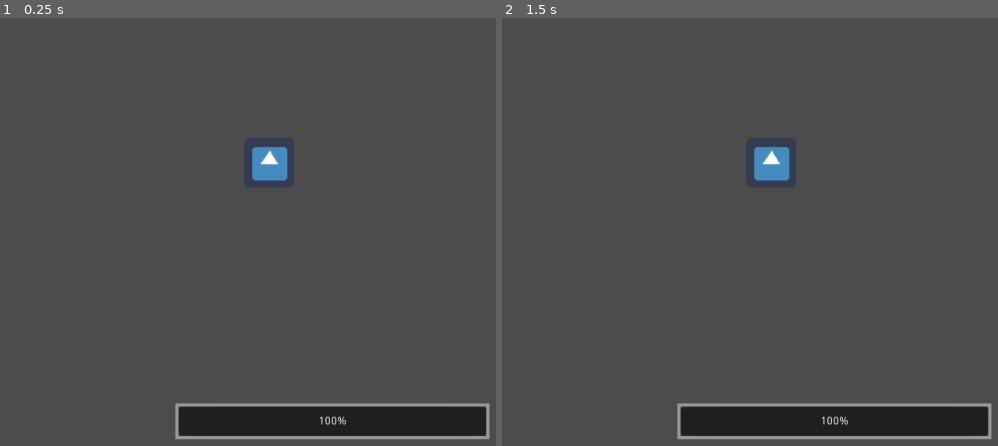
Above: before the commit, frames 1-2 (left to right).
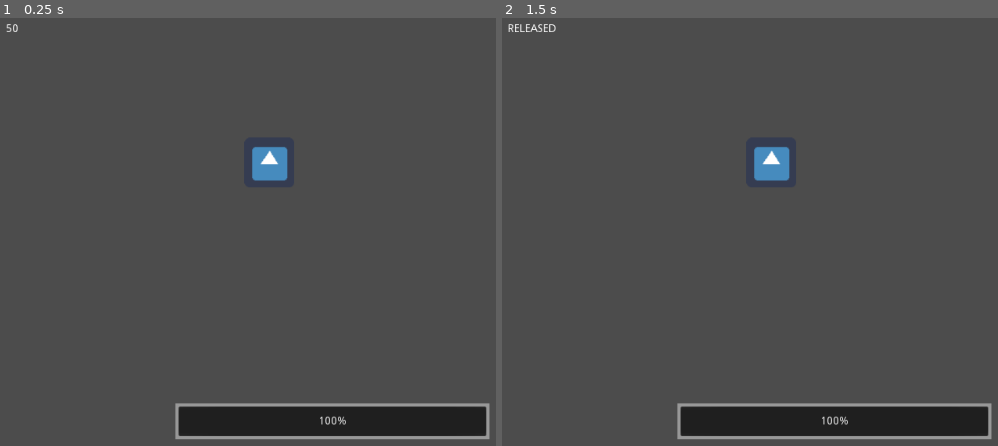
Above: after the commit, the same moments.

Repository: SaitenHazard/Android-1.0
Game: Godot game, scene res://Scene/World.tscn
The game is run twice, just before and just after one commit, with the same random seed, the same clock (stepped at 60 frames per second) and the same inputs. The engine's default icon, where the game draws it, is replaced by a stand-in: a white triangle on a blue panel in a dark square.
Inputs (mouse positions are in pixels of both pictures, inside the frame that each line leads up to):
- Up to frame 1 (0.25 s): no input
- Up to frame 2 (1.5 s): tap Enter at 0.5 s; move the mouse to (outside the picture) at 0.52 s; click (outside the picture) at 0.67 s; tap Space at 1.25 s; drag from (675, 249) to (794, 317) at 1.27 s

The runs differ from the first frame. In frame 1, less than 0.1% of the frame differs, in the area x 1-4%, y 1-4%; in frame 2, 0.1%, in the area x 1-11%, y 1-4%.

Commit message:
08/29/2021 10:38PM

Diff:
--- a/Game/Scene/CaptureCircle.gd
+++ b/Game/Scene/CaptureCircle.gd
@@ -19,6 +19,12 @@
 var draw_shape : bool = false
 var shape_set : bool = false
 
+onready var label = get_node('/root/World/Control/Label')
+
+enum STATES {PRESSED, JUST_PRESSED, RELEASED}
+
+var state
+
 func get_max_line_length():
 	return max_line_length
 
@@ -33,17 +39,34 @@
 	_find_critter_inside_shape()
 	line.points = points_use
 
-var pressed = false
+func _input(event):
+	if event is InputEventScreenTouch:
+		state = STATES.JUST_PRESSED
+		touch_position = event.position
 
-func _unhandled_input(event):
-	if event is InputEventScreenTouch  and event.pressed:
-		pressed = true
-		touch_position = event.position
-	else:
-		pressed = false
+	if event is InputEventScreenDrag:
+		state = STATES.PRESSED
+
+	if not event is InputEventScreenDrag and not event is InputEventScreenTouch:
+		state = STATES.RELEASED
+
+	_debug()
+
+func _debug():
+	if state == STATES.JUST_PRESSED:
+		print('JUST PRESSED')
+		label.text = 'JUST RELEASED'
+
+	if state == STATES.PRESSED:
+		print('PRESSED')
+		label.text = 'PRESSED'
+
+	if state == STATES.RELEASED:
+		print('RELEASED')
+		label.text = 'RELEASED'
 
 func _initialize_draw_line():
-	if pressed and points_line.empty():
+	if state == STATES.JUST_PRESSED:
 		points_line = PoolVector2Array()
 		draw_shape = false
 		point_index = 0
@@ -60,7 +83,7 @@
 	if draw_shape:
 		return
 
-	if pressed:
+	if state == STATES.JUST_PRESSED:
 		if line_lenght >= max_line_length:
 			return
 
@@ -72,8 +95,8 @@
 			points_line.append(touch_position)
 			point_index +=1
 
-	if not pressed:
-		points_use = PoolVector2Array()
+	if state == STATES.RELEASED:
+		points_line = PoolVector2Array()
 
 	points_use = points_line
 
--- a/Game/Scene/World.tscn
+++ b/Game/Scene/World.tscn
@@ -35,3 +35,10 @@
 __meta__ = {
 "_edit_use_anchors_": false
 }
+
+[node name="Label" type="Label" parent="Control"]
+margin_left = 92.0
+margin_top = 43.0
+margin_right = 175.0
+margin_bottom = 144.0
+text = "50"
--- a/Game/project.godot
+++ b/Game/project.godot
@@ -35,7 +35,6 @@
 [input_devices]
 
 pointing/emulate_touch_from_mouse=true
-pointing/emulate_mouse_from_touch=false
 
 [rendering]
 
